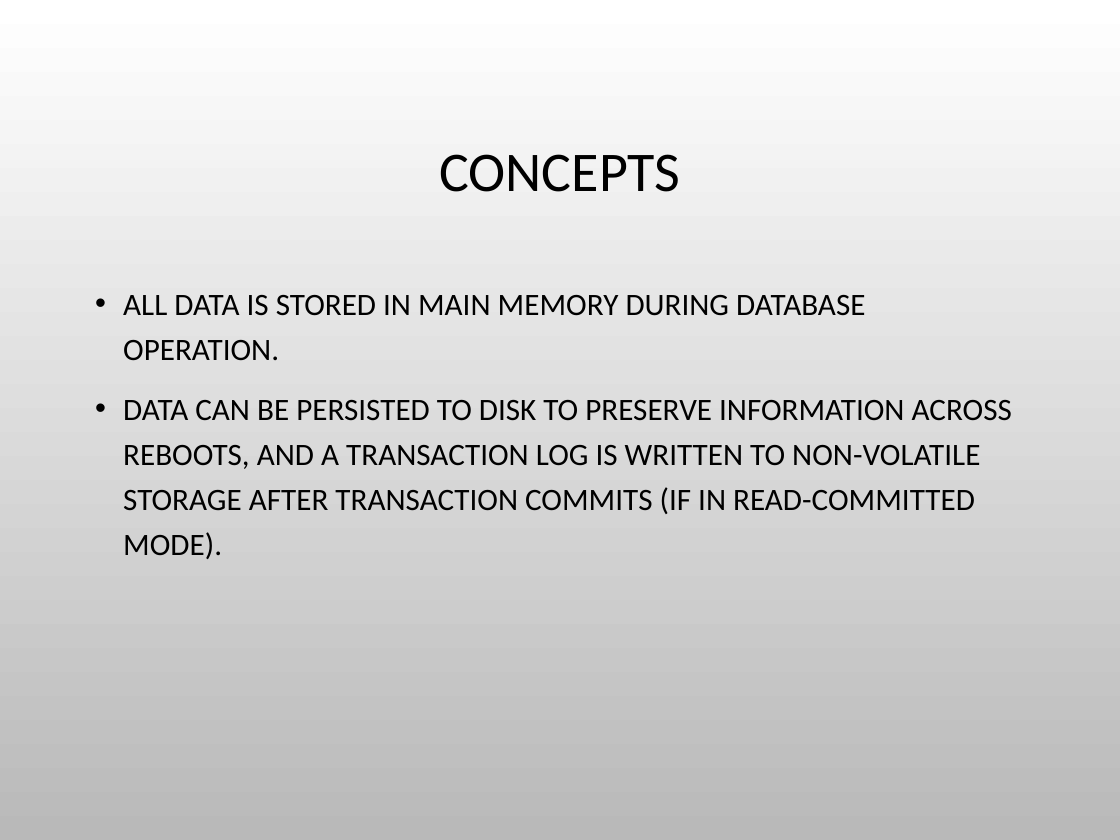
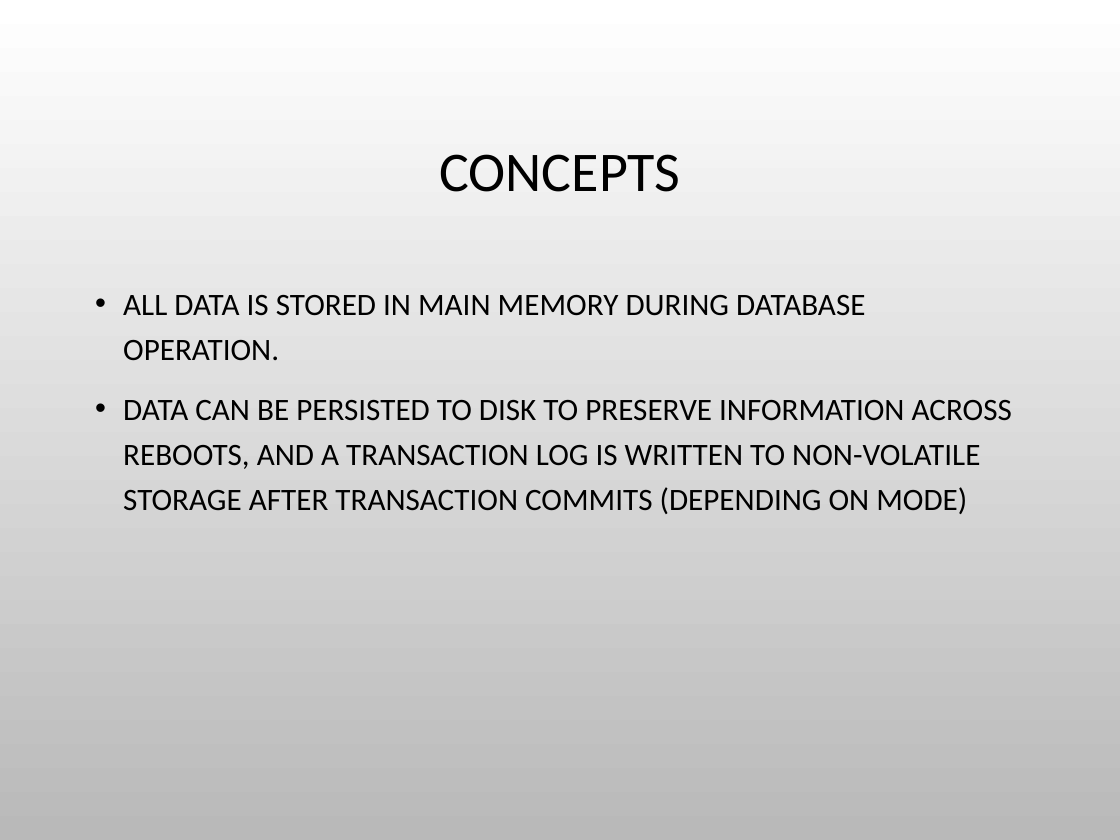
Before and after one commit to charlesduffy/erlysql, a slide deck: slide 10 of doc/Pitch1.pptx. Drawn at 1120x840 pixels with LibreOffice and Linux fonts; fonts in the diff are those of the drawing; background and template pictures are left out. Boxes give left, top, right and bottom in pixels: in the first picture for what was removed or moved away, otherwise in the second. Text is boxed around its words. In the diff, an @@ line names an element or a change of style, - is before the commit and + after.

```diff
--- a/doc/Pitch1.pptx
+++ b/doc/Pitch1.pptx
@@ text at [123,400,1012,514]: text changed @@
-• DATA CAN BE PERSISTED TO DISK TO PRESERVE INFORMATION ACROSS REBOOTS, AND A TRANSACTION LOG IS WRITTEN TO NON-VOLATILE STORAGE AFTER TRANSACTION COMMITS (IF IN READ-COMMITTED MODE).
+• DATA CAN BE PERSISTED TO DISK TO PRESERVE INFORMATION ACROSS REBOOTS, AND A TRANSACTION LOG IS WRITTEN TO NON-VOLATILE STORAGE AFTER TRANSACTION COMMITS (DEPENDING ON MODE)
```
Also in this commit, not shown: 11 other slides changed, 9 slides added, 9 slides removed, 1 other file.
